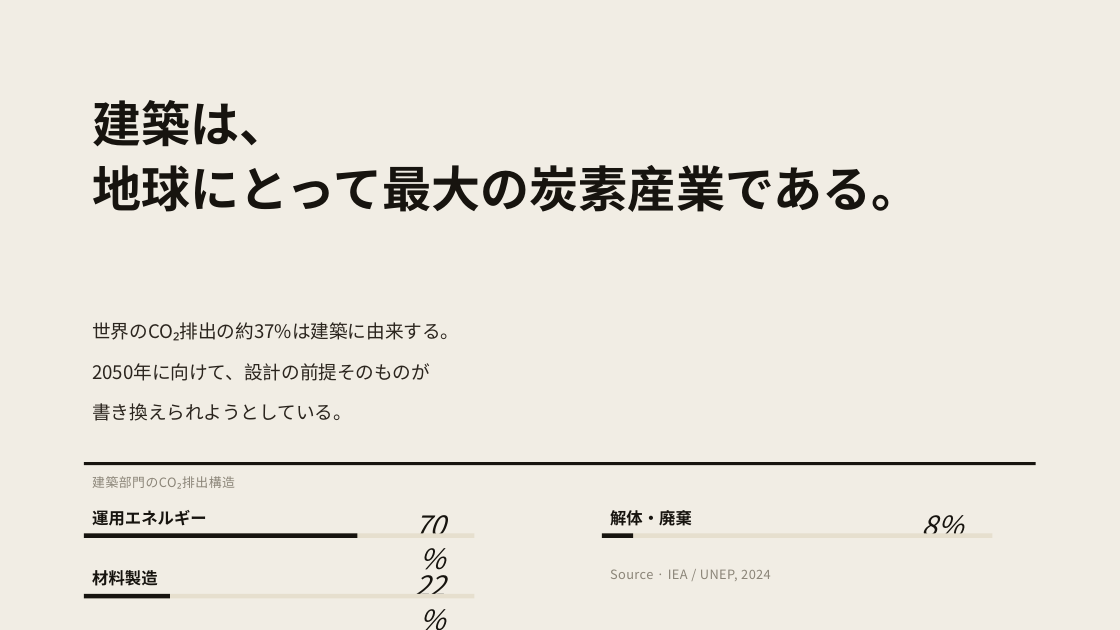
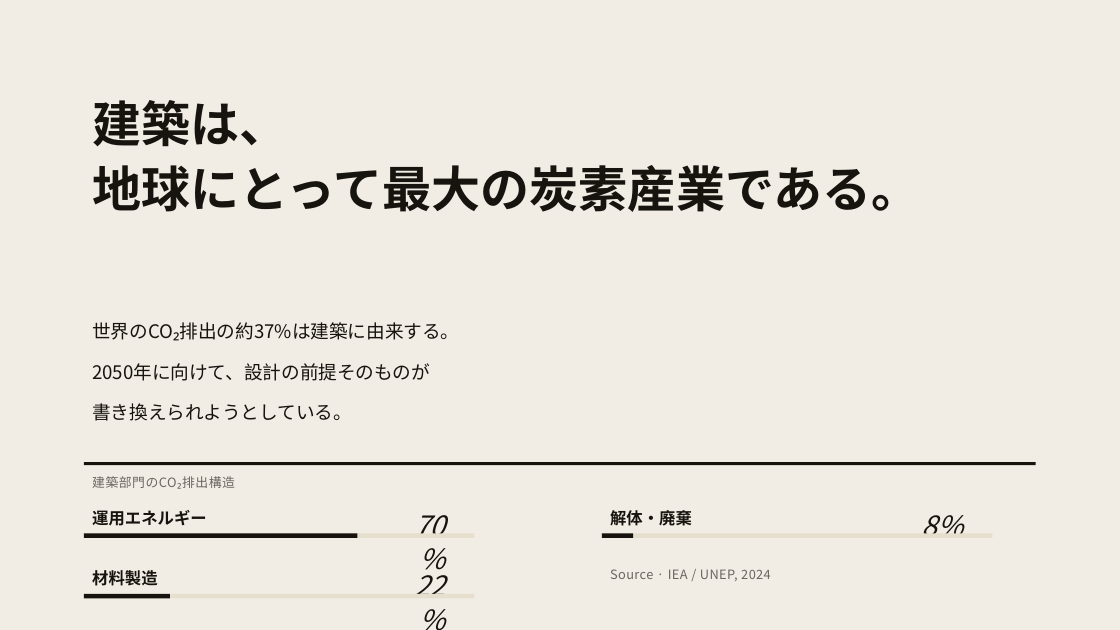
Before and after one commit to horihorihorihorichiz/-, a slide deck: slide 3 of slides/exports/architecture2026_text.pptx. Drawn at 1120x630 pixels with LibreOffice and Linux fonts; fonts in the diff are those of the drawing. Boxes give left, top, right and bottom in pixels: in the first picture for what was removed or moved away, otherwise in the second. Text is boxed around its words. In the diff, an @@ line names an element or a change of style, - is before the commit and + after.

```diff
--- a/slides/exports/architecture2026_text.pptx
+++ b/slides/exports/architecture2026_text.pptx
@@ text "世界のCO₂排出の約37%は建築に由来する。" at (92,322,459,421): text colour #2B251E to #17140F @@
@@ text "建築部門のCO₂排出構造" at (92,476,235,489): text colour #8B8578 to #6B6560 @@
@@ text "Source · IEA / UNEP, ..." at (610,569,771,581): text colour #8B8578 to #6B6560 @@
```
Also in this commit, not shown: 5 other slides changed, 1 other file.
